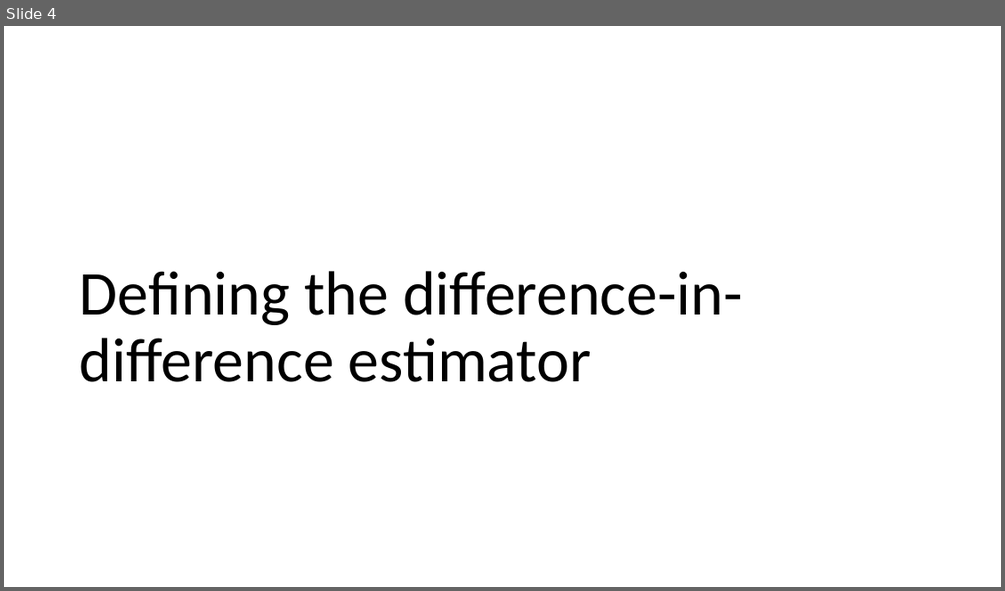
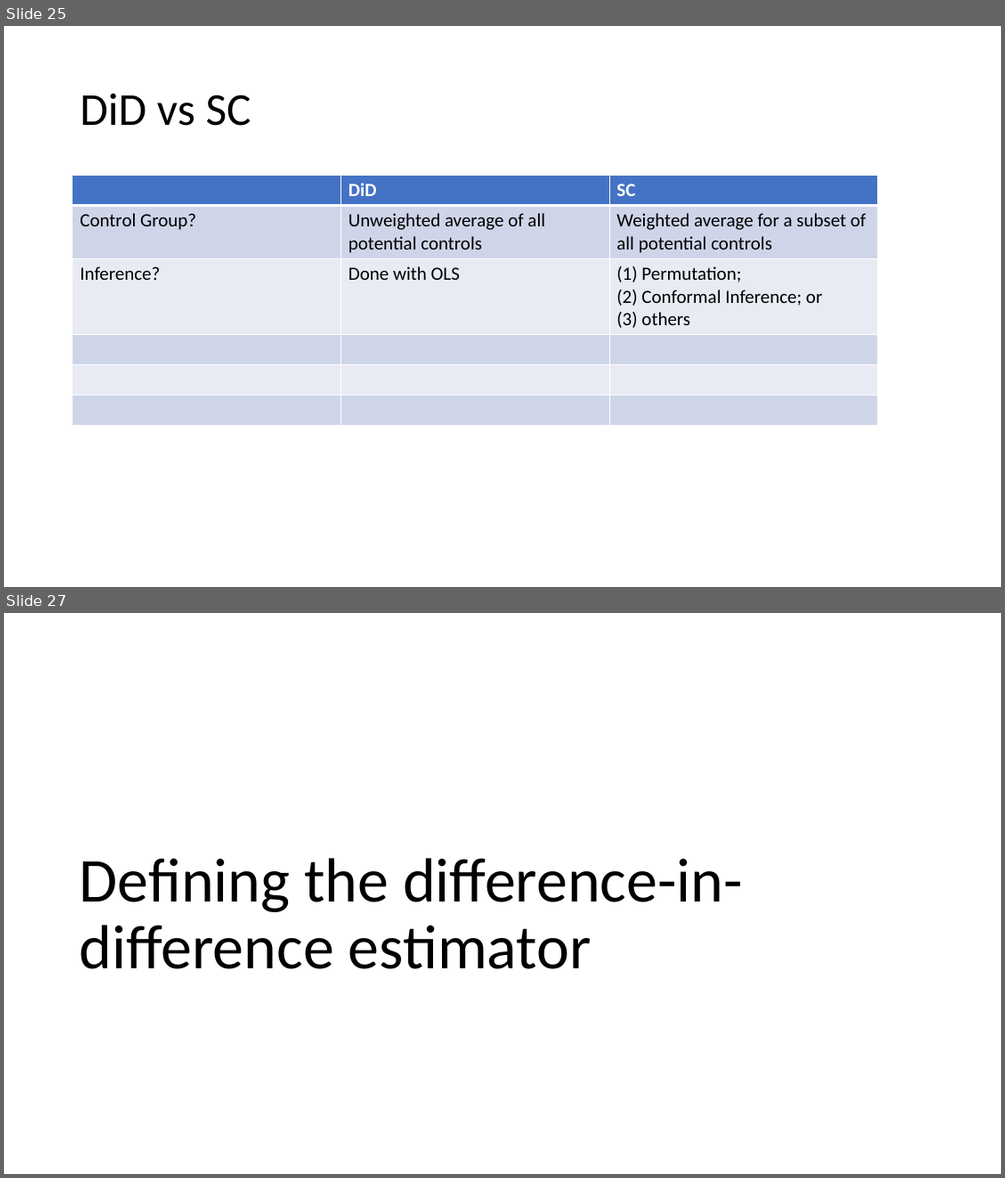
Before and after one commit to shoepaladin/causalinference_crashcourse, a slide deck: Powerpoints/6 DiffnDiff (WIP).pptx. Shown one above the other, each under a label of ours: slide 4 before the commit, slides 25 and 27 after it; the slides between them are not shown. The pictures are 1005x591 and 1005x1178 pixels, drawn with LibreOffice and Linux fonts; fonts in the diff are those of the drawing. Boxes give left, top, right and bottom in pixels: in the first picture for what was removed or moved away, otherwise in the second. Text is boxed around its words. In the diff, an @@ line names an element or a change of style, - is before the commit and + after.

```diff
--- a/Powerpoints/6 DiffnDiff (WIP).pptx
+++ b/Powerpoints/6 DiffnDiff (WIP).pptx
@@ slide 25 added at box(4, 26, 1001, 587), background #FFFFFF @@
@@ title added at box(80, 93, 251, 126), 44 pt, text #000000 @@
+DiD vs SC
@@ table added at box(73, 176, 878, 424), 6 rows, 3 columns @@
+ | DiD | SC
+Control Group? | Unweighted average of all potential controls | Weighted average for a subset of all potential controls
+Inference? | Done with OLS | (1) Permutation; (2) Conformal Inference; or (3) others
+ |  | 
+ |  | 
+ |  | 
@@ what was slide 4 is now slide 27 @@
```
Also in this commit, not shown: 2 slides changed, 22 other slides added, 3 other files.
